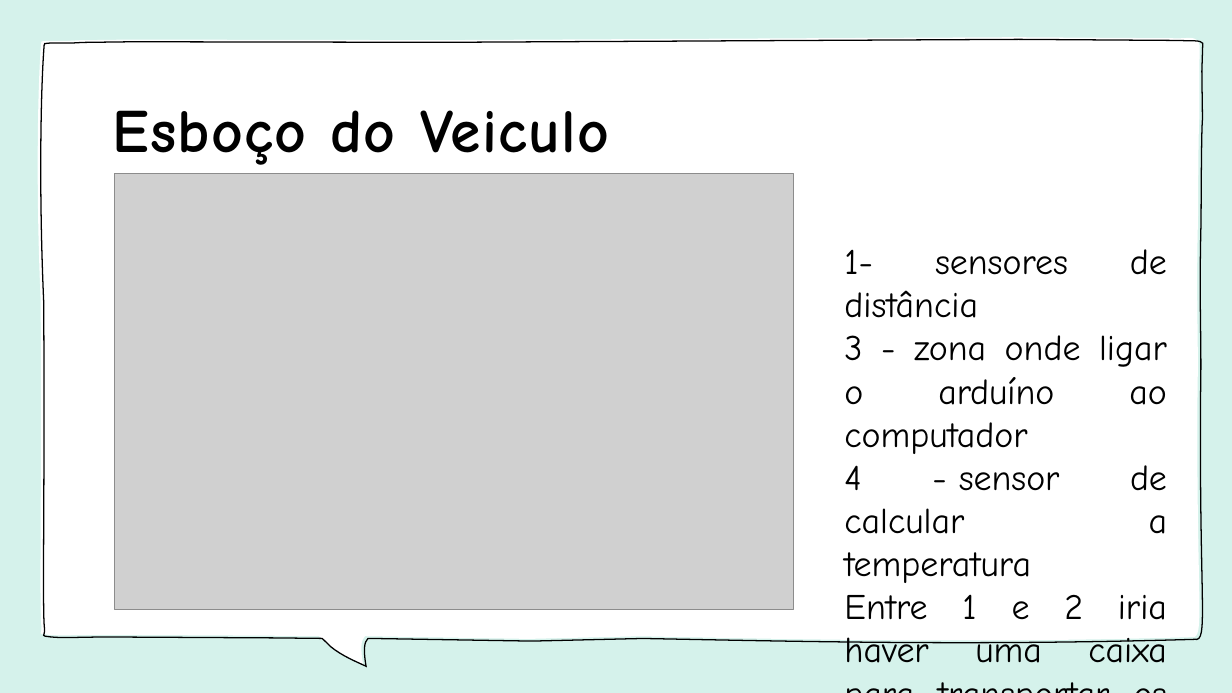
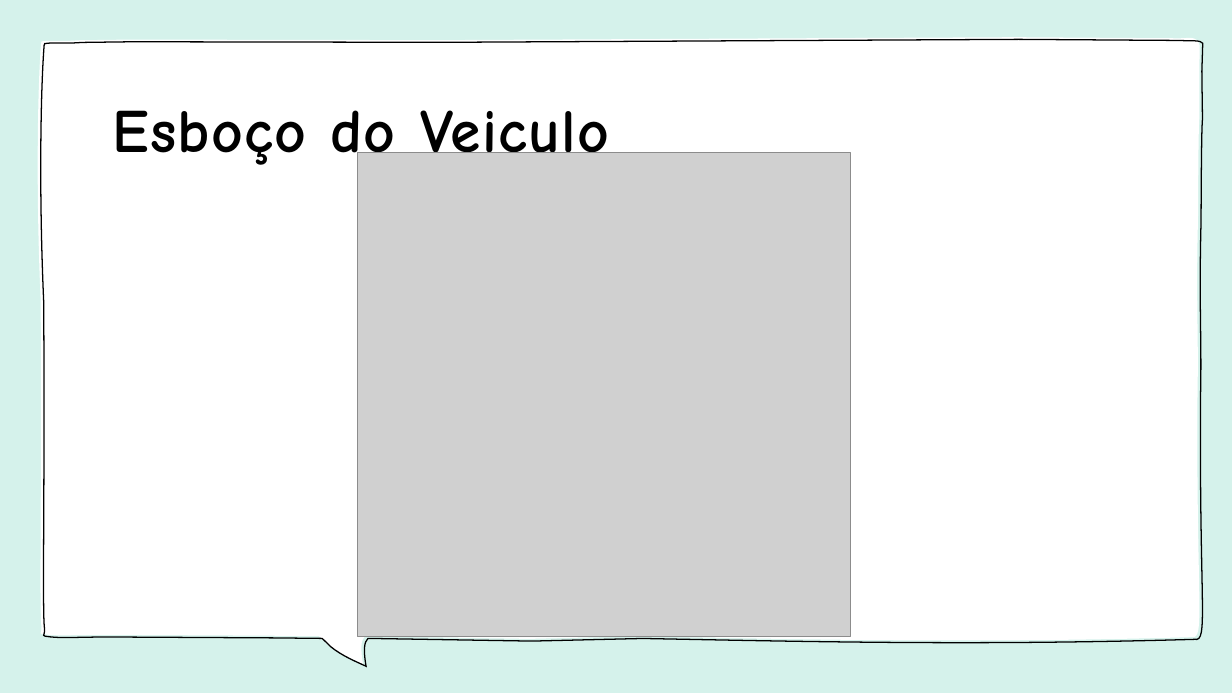
Before and after one commit to AndreZila01/S.T.A.R, a slide deck: slide 5 of Resource/Apresentação - STAR - 1.odp. Drawn at 1232x693 pixels with LibreOffice and Linux fonts; fonts in the diff are those of the drawing; grey boxes stand for pictures. Boxes give left, top, right and bottom in pixels: in the first picture for what was removed or moved away, otherwise in the second. Text is boxed around its words. In the diff, an @@ line names an element or a change of style, - is before the commit and + after.

```diff
--- a/Resource/Apresentação - STAR - 1.odp
+++ b/Resource/Apresentação - STAR - 1.odp
@@ picture: place and size @@
-picture at [115,173,794,609]
+picture at [358,153,850,637]
@@ text removed at [844,249,1168,663] @@
-1- sensores de distância
-3 - zona onde ligar o arduíno ao computador
-4 - sensor de calcular a temperatura
-Entre 1 e 2 iria haver uma caixa para transportar os objetos.
```
Also in this commit, not shown: 1 other slide changed, 23 other files.
